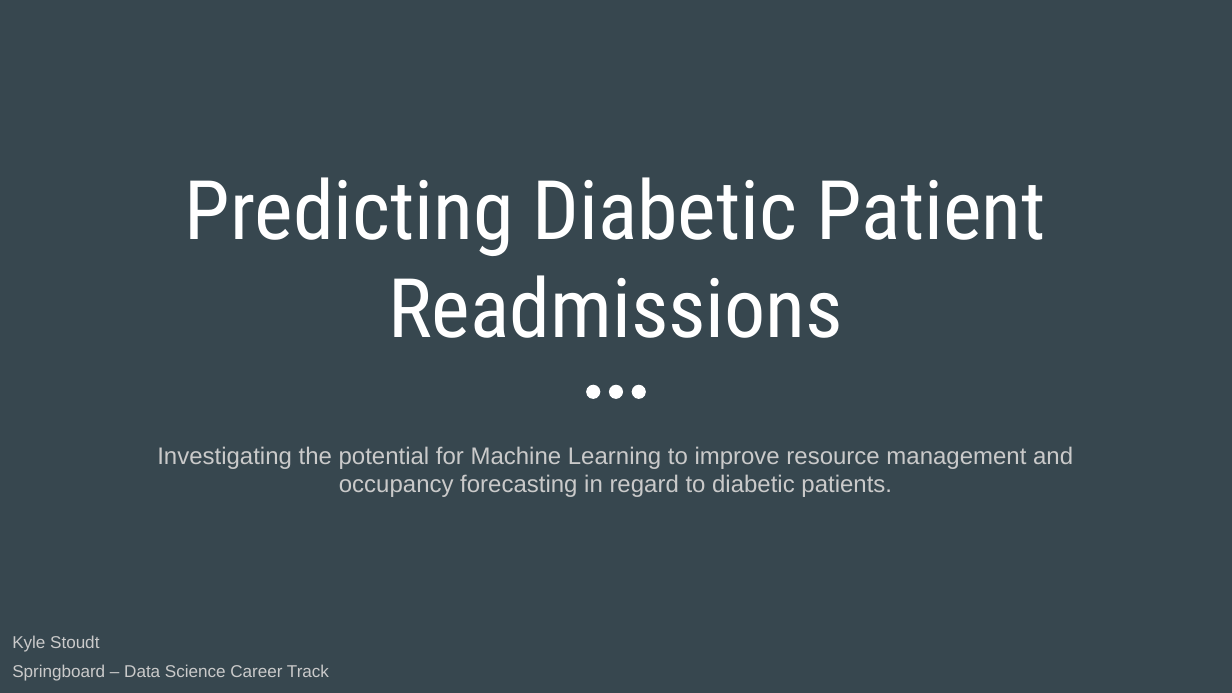
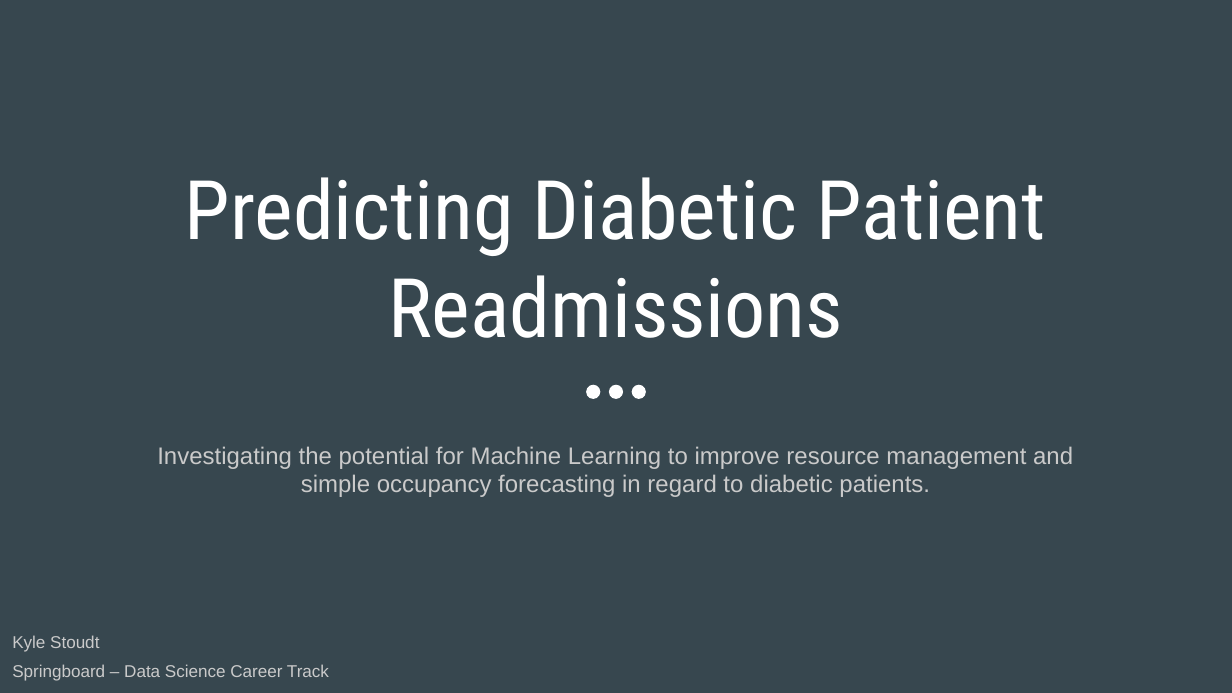
Before and after one commit to kstoudt/Springboard, a slide deck: slide 1 of Predicting_Diabetic_Patient_Readmission/Capstone2_Final_Report_slides.pptx. Drawn at 1232x693 pixels with LibreOffice and Linux fonts; fonts in the diff are those of the drawing. Boxes give left, top, right and bottom in pixels: in the first picture for what was removed or moved away, otherwise in the second. Text is boxed around its words. In the diff, an @@ line names an element or a change of style, - is before the commit and + after.

```diff
--- a/Predicting_Diabetic_Patient_Readmission/Capstone2_Final_Report_slides.pptx
+++ b/Predicting_Diabetic_Patient_Readmission/Capstone2_Final_Report_slides.pptx
@@ subtitle at [157,446,1073,497]: text changed @@
-Investigating the potential for Machine Learning to improve resource management and occupancy forecasting in regard to diabetic patients.
+Investigating the potential for Machine Learning to improve resource management and simple occupancy forecasting in regard to diabetic patients.
```
Also in this commit, not shown: 3 other slides changed.
